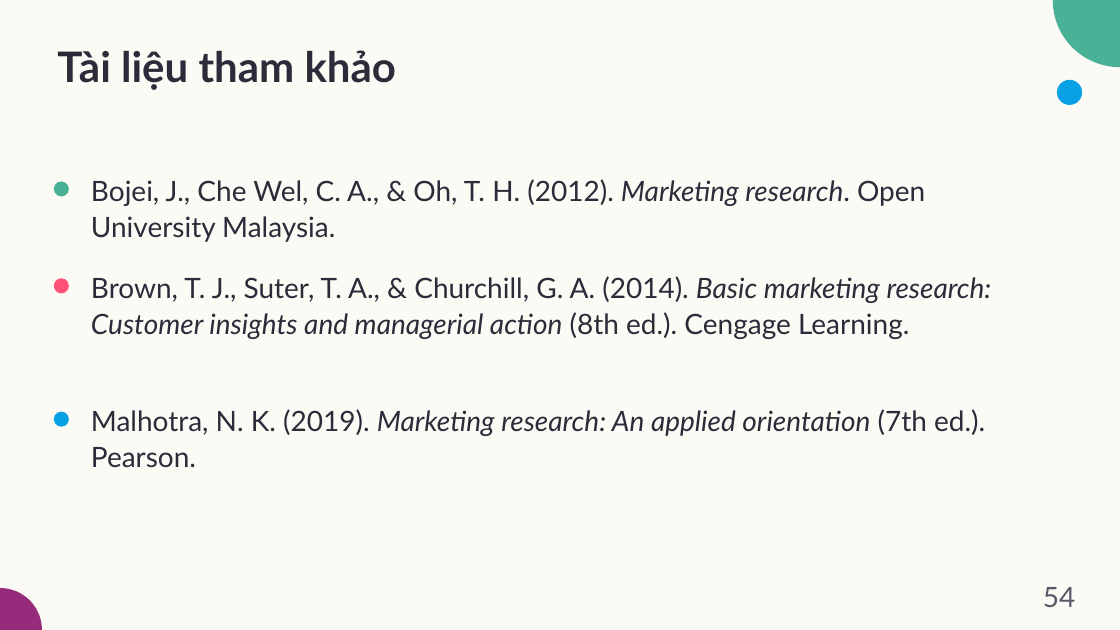
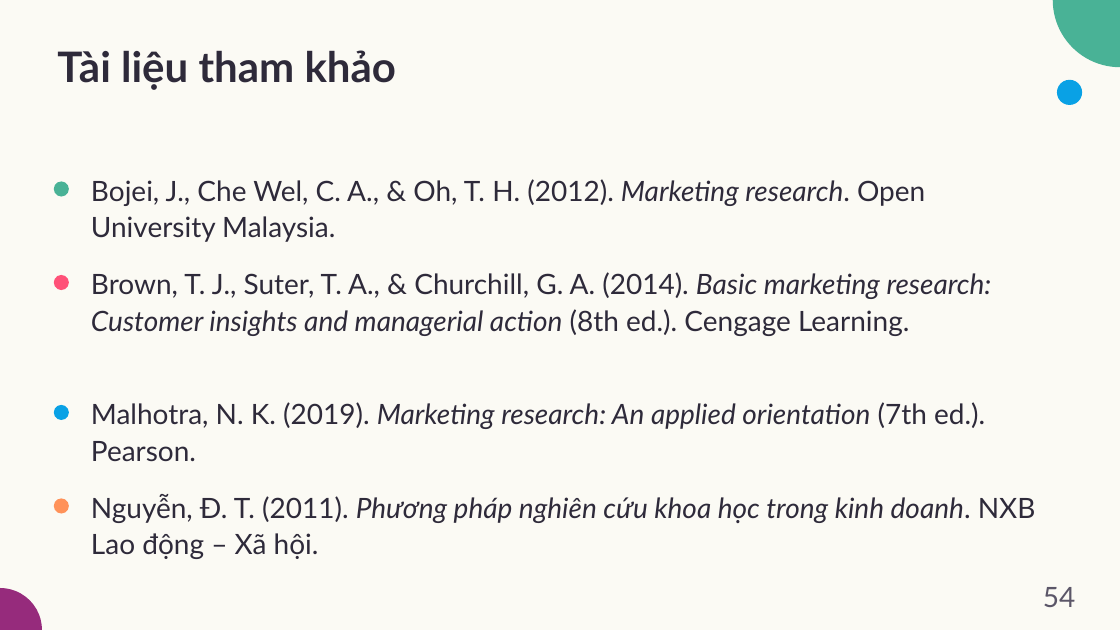
Before and after one commit to dnbaoquyen/academic-pptx-skill, a slide deck: slide 54 of mkt1107/output/MKT1107_W06_slides.pptx. Drawn at 1120x630 pixels with LibreOffice and Linux fonts; fonts in the diff are those of the drawing. Boxes give left, top, right and bottom in pixels: in the first picture for what was removed or moved away, otherwise in the second. Text is boxed around its words. In the diff, an @@ line names an element or a change of style, - is before the commit and + after.

```diff
--- a/mkt1107/output/MKT1107_W06_slides.pptx
+++ b/mkt1107/output/MKT1107_W06_slides.pptx
@@ 2 texts, 1 ellipse: place and size @@
-2 texts, 1 ellipse at (54,276,992,468)
+2 texts, 1 ellipse at (54,272,992,462)
@@ ellipse added at (54,498,69,513), fill #FF9259 @@
@@ text added at (91,494,1036,559), 24 pt, text #2E2A3A, italic @@
+Nguyễn, Đ. T. (2011). Phương pháp nghiên cứu khoa học trong kinh doanh. NXB Lao động – Xã hội.
```
Also in this commit, not shown: 10 other slides changed, 1 slide removed, 14 other files.
